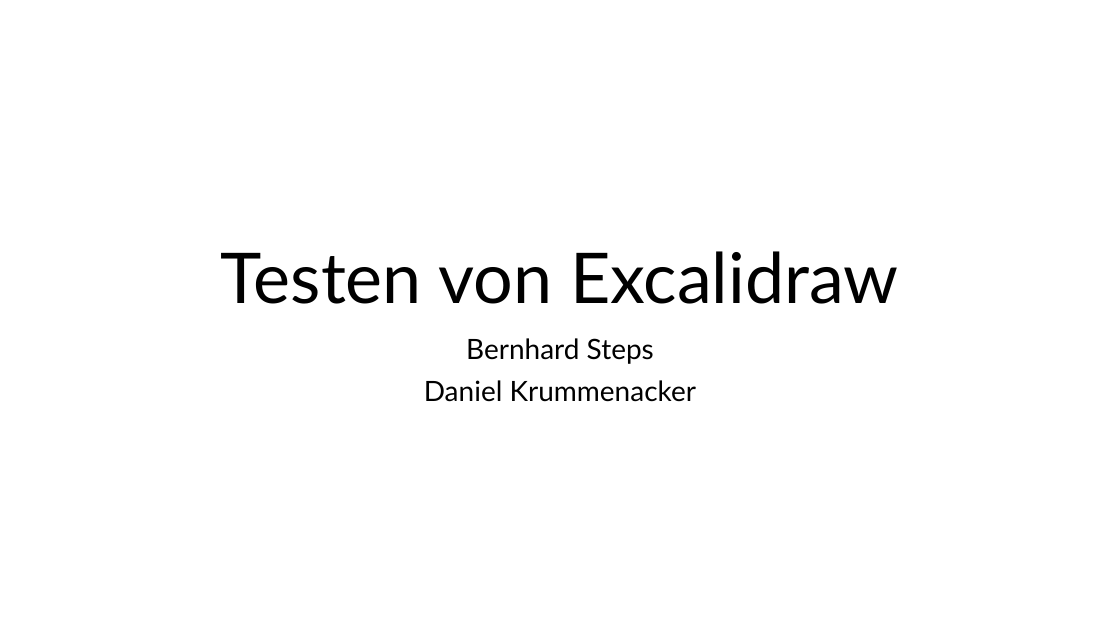
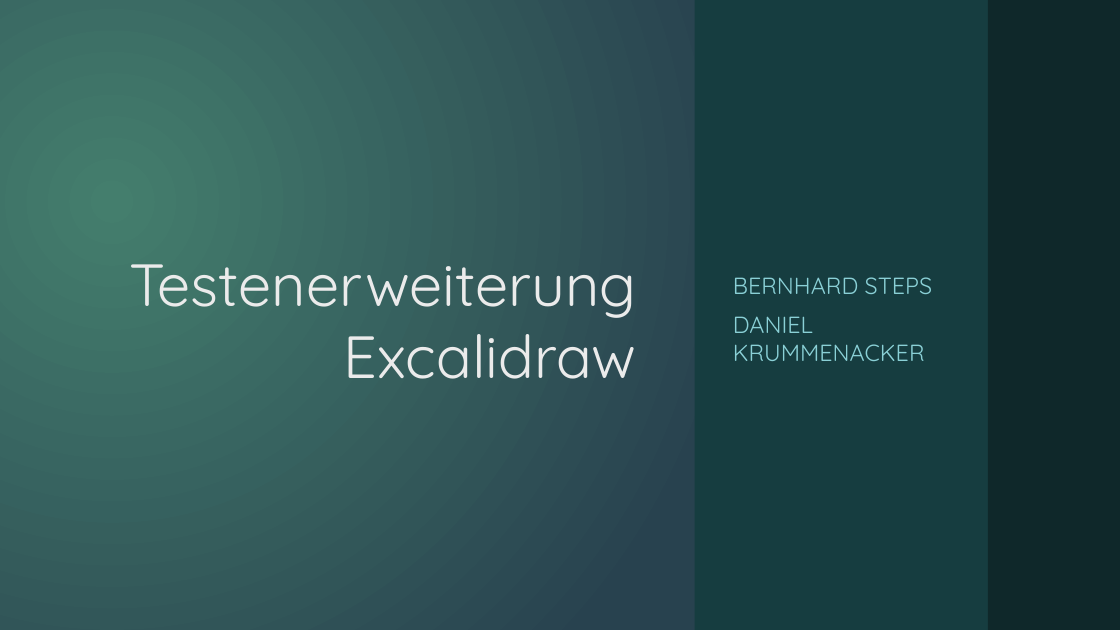
Before and after one commit to Jimbknight/excalidraw, a slide deck: slide 1 of Presentation.pptx. Drawn at 1120x630 pixels with LibreOffice and Linux fonts; fonts in the diff are those of the drawing; background and template pictures are left out. Boxes give left, top, right and bottom in pixels: in the first picture for what was removed or moved away, otherwise in the second. Text is boxed around its words. In the diff, an @@ line names an element or a change of style, - is before the commit and + after.

```diff
--- a/Presentation.pptx
+++ b/Presentation.pptx
@@ background #FFFFFF to gradient #457F6E to #294250 @@
@@ rectangle added at (0, 0, 1120, 630), fill gradient #457F6E to #294250 @@
@@ rectangle added at (695, 0, 991, 630), fill #173D40 @@
@@ rectangle added at (959, 0, 1022, 105), fill #B01513 @@
@@ rectangle added at (988, 0, 1120, 630), fill #0F282A @@
@@ title "Testenerweiterung Excalidraw" at (129, 264, 637, 379): vertical alignment bottom to middle @@
@@ subtitle "BERNHARD STEPS" at (733, 277, 933, 361): vertical alignment top to middle @@
@@ ellipse added at (791, 154, 1049, 413), fill gradient #50B9C1 @@
@@ title at (129, 264, 637, 379): text changed; size 60 to 51 pt; font Lato to Quicksand; text colour #000000 to #EBEBEB @@
-Testen von Excalidraw
+Testenerweiterung Excalidraw
@@ subtitle at (733, 277, 933, 361): text changed; size 24 to 20 pt; font Lato to Quicksand; text colour #000000 to #8AD0D6 @@
-Bernhard Steps
-Daniel Krummenacker
+BERNHARD STEPS
+DANIEL KRUMMENACKER
```
Also in this commit, not shown: 9 other slides changed, 2 slides removed.
